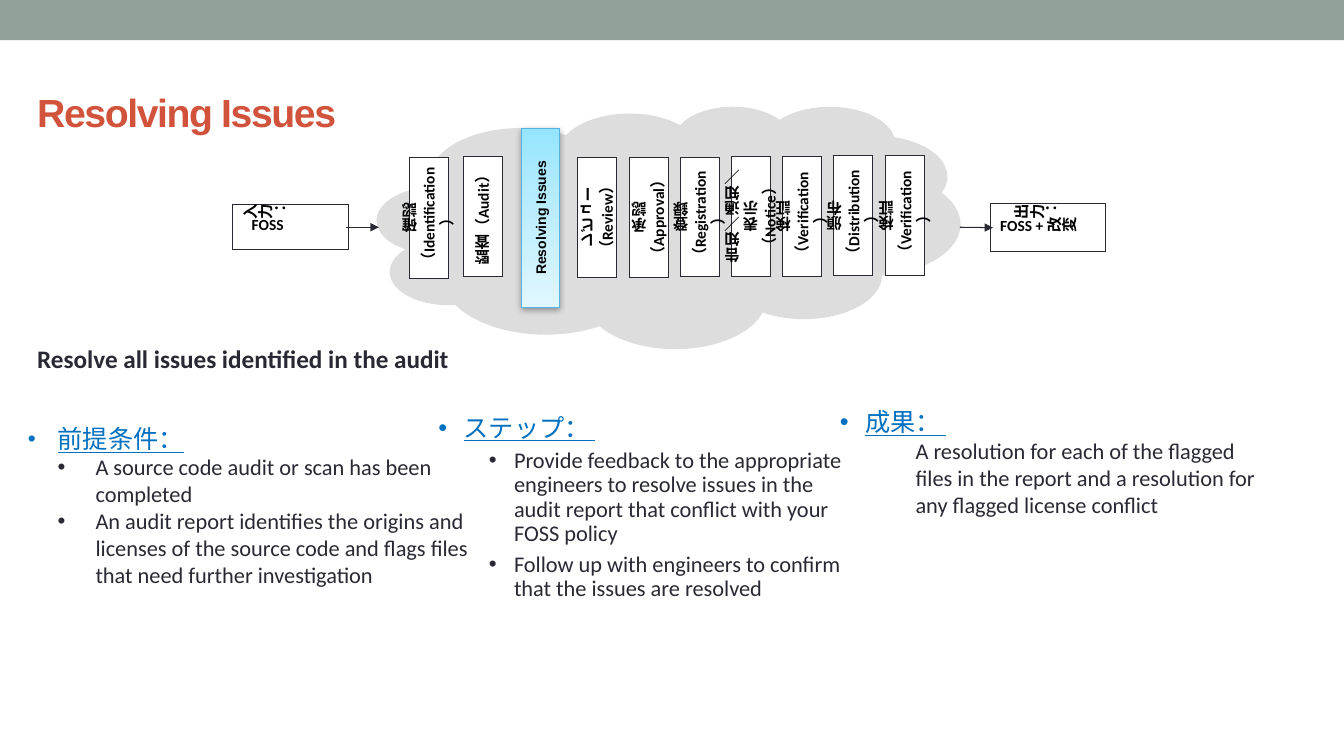
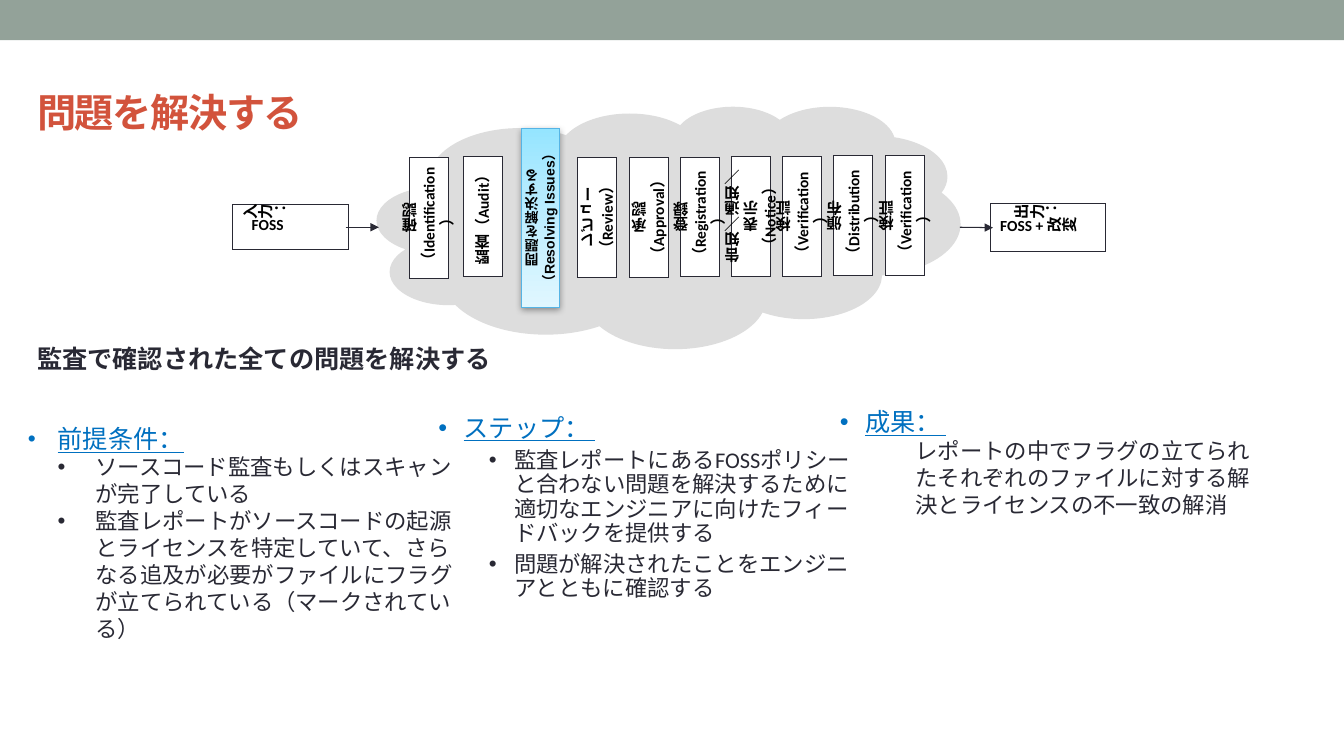
Before and after one commit to OpenChain-Project/Curriculum-Translation-JP, a slide deck: slide 55 of target/openchain-curriculum-release-2.pptx. Drawn at 1344x756 pixels with LibreOffice and Linux fonts; fonts in the diff are those of the drawing; background and template pictures are left out. Boxes give left, top, right and bottom in pixels: in the first picture for what was removed or moved away, otherwise in the second. Text is boxed around its words. In the diff, an @@ line names an element or a change of style, - is before the commit and + after.

```diff
--- a/target/openchain-curriculum-release-2.pptx
+++ b/target/openchain-curriculum-release-2.pptx
@@ text at [37,93,303,131]: text changed @@
-Resolving Issues
+問題を解決する
@@ text in rectangle at [525,169,539,270]: text changed @@
-Resolving Issues
+問題を解決する（Resolving Issues）
@@ text at [37,346,491,371]: text changed @@
-Resolve all issues identified in the audit
+監査で確認された全ての問題を解決する
@@ text at [514,449,850,598]: text changed @@
-  • Provide feedback to the appropriate engineers to resolve issues in the audit report that conflict with your FOSS policy
-  • Follow up with engineers to confirm that the issues are resolved
+  • 監査レポートにあるFOSSポリシーと合わない問題を解決するために適切なエンジニアに向けたフィードバックを提供する
+  • 問題が解決されたことをエンジニアとともに確認する
@@ text at [916,440,1251,515]: text changed @@
-A resolution for each of the flagged files in the report and a resolution for any flagged license conflict
+レポートの中でフラグの立てられたそれぞれのファイルに対する解決とライセンスの不一致の解消
@@ text at [96,456,453,639]: text changed @@
-• A source code audit or scan has been completed
-• An audit report identifies the origins and licenses of the source code and flags files that need further investigation
+• ソースコード監査もしくはスキャンが完了している
+• 監査レポートがソースコードの起源とライセンスを特定していて、さらなる追及が必要がファイルにフラグが立てられている（マークされている）
```
Also in this commit, not shown: 2 other slides changed, 8 other files.
